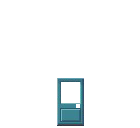
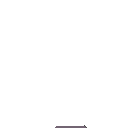
Comparing the layer stacks of the two 140 × 128 images. Changes:
added layer "Türleiste" in group "Tür" over bbox(55, 125, 87, 128)
hid "Tür" (2nd of 2, in "Tür") over bbox(57, 78, 84, 126)
